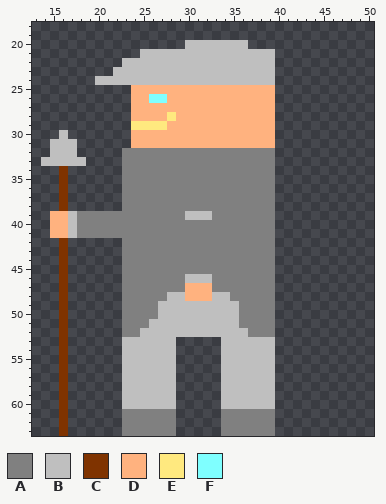
A pixel-art sprite gets an edit: assets/towers/summons/guard.png. That is the earlier state.
The file is 64x64 pixels. Shown: x 13..50, y 18..63.
Palette (. is transparent): A #808080  B #bfbfbf  C #7f3300  D #ffb27f  E #ffe97f  F #7fffff
Pixels before, first column x 14:
20 ................BBBBBBB...
21 ...........BBBBBBBBBBBBBBB
22 .........BBBBBBBBBBBBBBBBB
23 ........BBBBBBBBBBBBBBBBBB
24 ......BBBBBBBBBBBBBBBBBBBB
25 ..........DDDDDDDDDDDDDDDD
26 ..........DDFFDDDDDDDDDDDD
27 ..........DDDDDDDDDDDDDDDD
28 ..........DDDDEDDDDDDDDDDD
29 ..........EEEEDDDDDDDDDDDD
30 ..B.......DDDDDDDDDDDDDDDD
31 .BBB......DDDDDDDDDDDDDDDD
32 .BBB.....AAAAAAAAAAAAAAAAA
33 BBBBB....AAAAAAAAAAAAAAAAA
34 ..C......AAAAAAAAAAAAAAAAA
35 ..C......AAAAAAAAAAAAAAAAA
36 ..C......AAAAAAAAAAAAAAAAA
37 ..C......AAAAAAAAAAAAAAAAA
38 ..C......AAAAAAAAAAAAAAAAA
39 .DDBAAAAAAAAAAAABBBAAAAAAA
40 .DDBAAAAAAAAAAAAAAAAAAAAAA
41 .DDBAAAAAAAAAAAAAAAAAAAAAA
42 ..C......AAAAAAAAAAAAAAAAA
43 ..C......AAAAAAAAAAAAAAAAA
44 ..C......AAAAAAAAAAAAAAAAA
45 ..C......AAAAAAAAAAAAAAAAA
46 ..C......AAAAAAABBBAAAAAAA
47 ..C......AAAAAAADDDAAAAAAA
48 ..C......AAAAABBDDDBBAAAAA
49 ..C......AAAABBBBBBBBBAAAA
50 ..C......AAAABBBBBBBBBAAAA
51 ..C......AAABBBBBBBBBBAAAA
52 ..C......AABBBBBBBBBBBBAAA
53 ..C......BBBBBB.....BBBBBB
54 ..C......BBBBBB.....BBBBBB
55 ..C......BBBBBB.....BBBBBB
56 ..C......BBBBBB.....BBBBBB
57 ..C......BBBBBB.....BBBBBB
58 ..C......BBBBBB.....BBBBBB
59 ..C......BBBBBB.....BBBBBB
60 ..C......BBBBBB.....BBBBBB
61 ..C......AAAAAA.....AAAAAA
62 ..C......AAAAAA.....AAAAAA
63 ..C......AAAAAA.....AAAAAA
After:
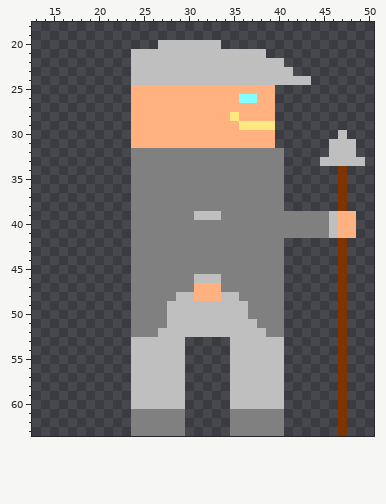
From old to new:
Changed rows in their new state; - is an unchanged pixel.
first column x 14:
20 -------------BBB----...-------------
21 ----------B--------------.----------
22 ---------.----------------B---------
23 --------..----------------BB--------
24 ------....----------------BBBB------
26 ------------DD--------FF------------
28 --------------D------E--------------
29 ----------DDDD--------EEEE----------
30 --.------------------------------B--
31 -...----------------------------BBB-
32 -...-----.----------------A-----BBB-
33 .....----.----------------A----BBBBB
34 --.------.----------------A------C--
35 --.------.----------------A------C--
36 --.------.----------------A------C--
37 --.------.----------------A------C--
38 --.------.----------------A------C--
39 -.........------A--B------AAAAAABDD-
40 -.........----------------AAAAAABDD-
41 -.........----------------AAAAAABDD-
42 --.------.----------------A------C--
43 --.------.----------------A------C--
44 --.------.----------------A------C--
45 --.------.----------------A------C--
46 --.------.------A--B------A------C--
47 --.------.------A--D------A------C--
48 --.------.----A-B--D-B----A------C--
49 --.------.---A--------B---A------C--
50 --.------.---A--------B---A------C--
51 --.------.--AA--------BB--A------C--
52 --.------.-AA----------BB-A------C--
53 --.------.-----B----.-----B------C--
54 --.------.-----B----.-----B------C--
55 --.------.-----B----.-----B------C--
56 --.------.-----B----.-----B------C--
57 --.------.-----B----.-----B------C--
58 --.------.-----B----.-----B------C--
59 --.------.-----B----.-----B------C--
60 --.------.-----B----.-----B------C--
61 --.------.-----A----.-----A------C--
62 --.------.-----A----.-----A------C--
63 --.------.-----A----.-----A------C--
Changed places in both pictures, as pixel boxes (x1, y1, x2, y2):
changed: (41, 40, 365, 436)
